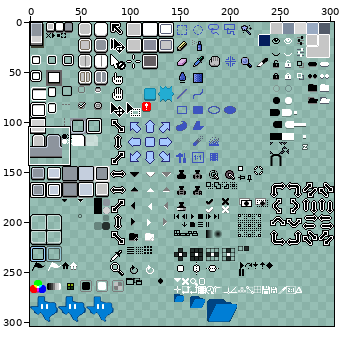
A sprite sheet gets an edit: data/extensions/aseprite-theme/sheet.png. Above: a wide view before the commit, with the close-up outlined.
Close-up. Before the edit:
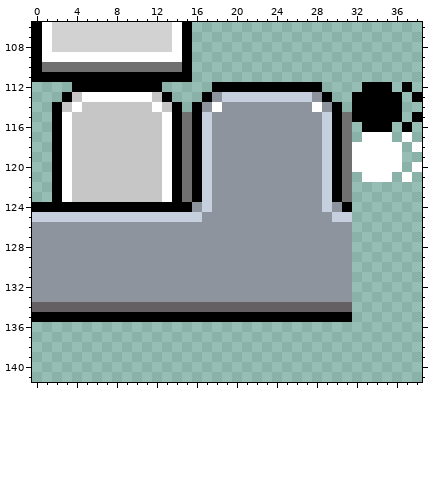
The file is 304x304 pixels. Pixels under 10% opacity are left out. Colours within 5 levels of each other are drawn and written as one. Shown: x 0..38, y 106..141.
After the commit:
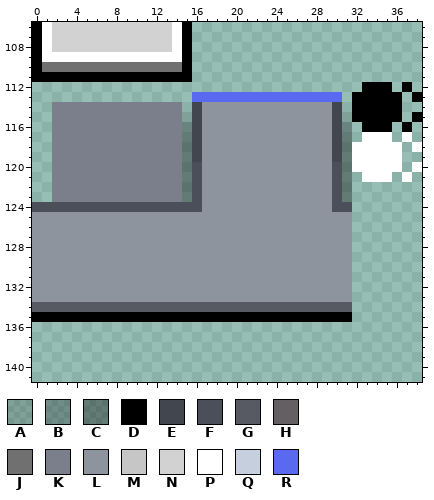
Palette (. is transparent): A #00000027  B #00000040  C #00000059  D #000000  E #42464e  F #4b4f59  G #575a63  H #645f62  J #707070  K #7a7f8b  L #8d949d  M #c6c6c6  N #d2d2d2  P #ffffff  Q #c5cfde  R #5a6af0
The exact change:
Changed rows in their new state; - is an unchanged pixel.
first column x 0:
112 ----.........-----...........---
113 ---...........--RRRRRRRRRRRRRRR-
114 --KKKKKKKKKKKKK-E-L---------L-E-
115 --KKKKKKKKKKKKKAEL-----------LEA
116 --KKKKKKKKKKKKKBEL-----------LEB
117 --KKKKKKKKKKKKKCEL-----------LEC
118 --KKKKKKKKKKKKKCEL-----------LEC
119 --KKKKKKKKKKKKKCEL-----------LEC
120 --KKKKKKKKKKKKKCFL-----------LFC
121 --KKKKKKKKKKKKKCFL-----------LFC
122 --KKKKKKKKKKKKKCFL-----------LFC
123 --KKKKKKKKKKKKKCFL-----------LFC
124 FFFFFFFFFFFFFFFFFL-----------LFF
125 LLLLLLLLLLLLLLLLL-------------LL
first column x 0:
134 GGGGGGGGGGGGGGGGGGGGGGGGGGGGGGGG
